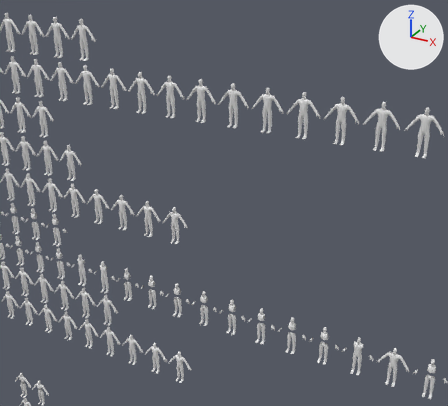
Before and after pictures for a commit that changed the Blender file Attires/Attires_ALL.blend.
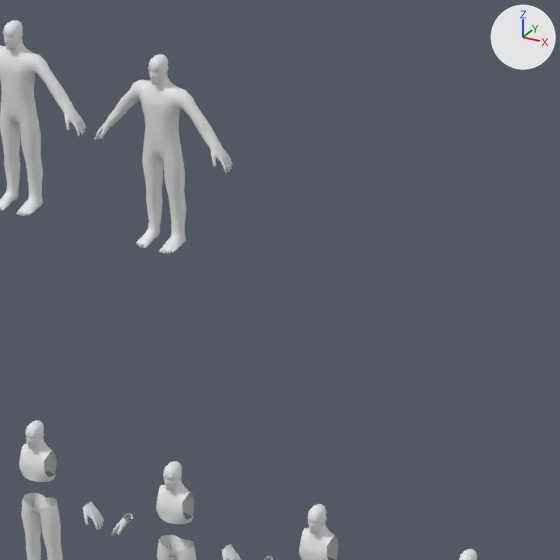
Old and new are each drawn from a 50 mm lens placed at (26.41, -21.52, 33.29), pointed at (14.09, 0.88, 22.09) and again close up on the part from 32% to 56% of the width and 49% to 74% of the height. The axes (+X, +Y, +Z) are drawn at upper right. The lights are the same throughout. The last two pictures show the newer version.

Names of what the first close-up shows: 'PlayerModel.021', 'PlayerModel.022', 'PlayerModel.108', 'PlayerModel.126', 'PlayerModel.127' and 1 more.
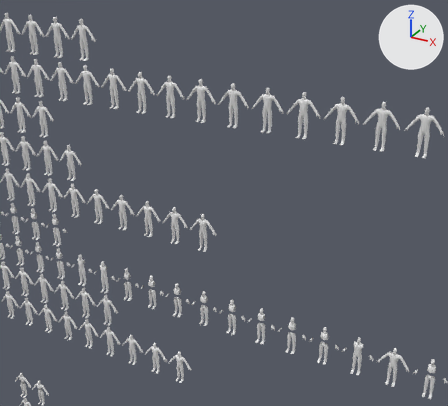
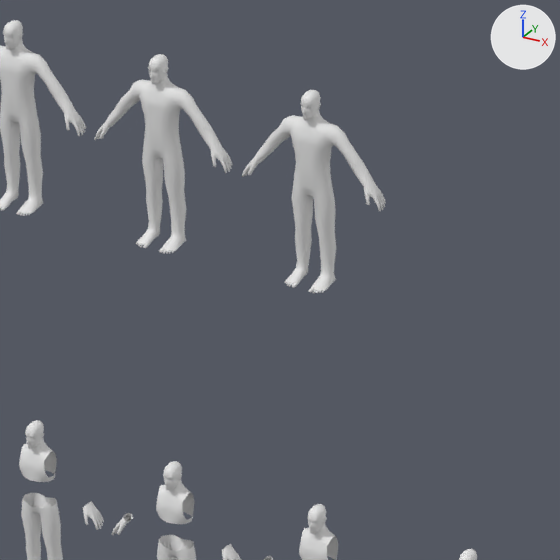
Scene script edits in JSON lines:
```json
{"op": "add", "block": "ob_playermodel_128", "code": ["ob_playermodel_128 = bpy.data.objects.new('PlayerModel.128', me_cube_029)", "ob_playermodel_128.location = (13.5, 0.0, 20.0)", "_m = ob_playermodel_128.modifiers.new('Mirror', 'MIRROR')", "_m.use_clip = True"]}
```

Changed parts and their boxes [x1, y1, x2, y2] in the close-ups (560 x 560 px):
```json
{"object": "PlayerModel.128", "change": "added", "after": [242, 90, 386, 294]}
```
